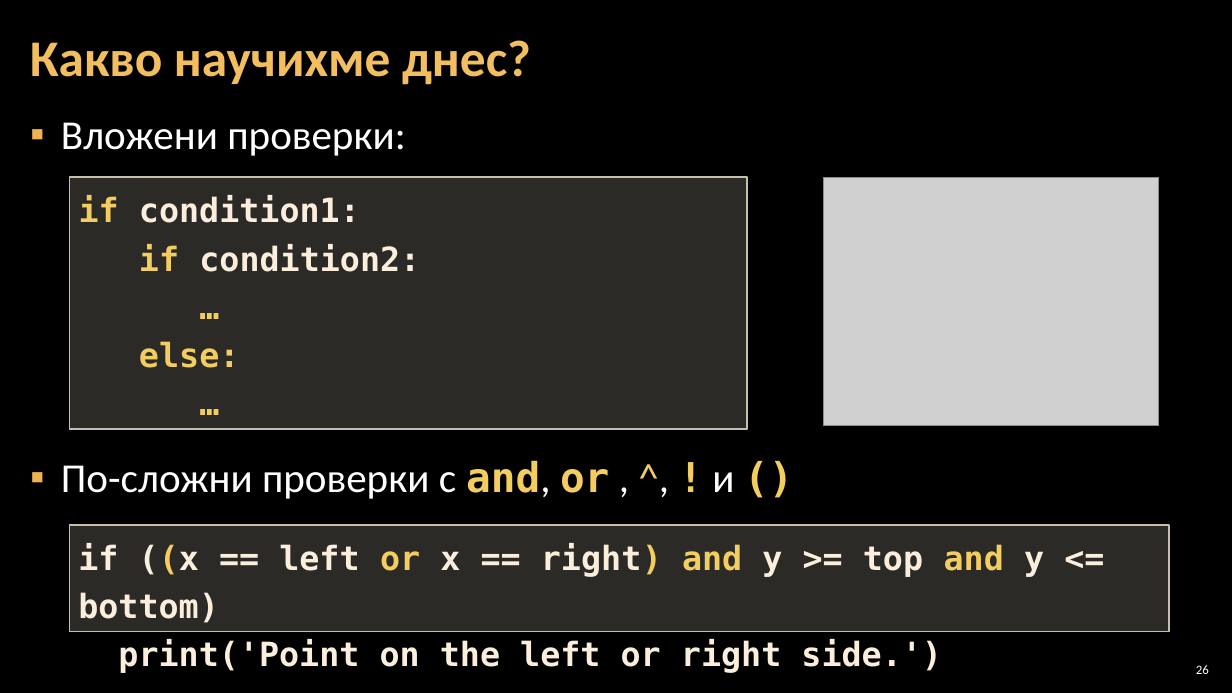
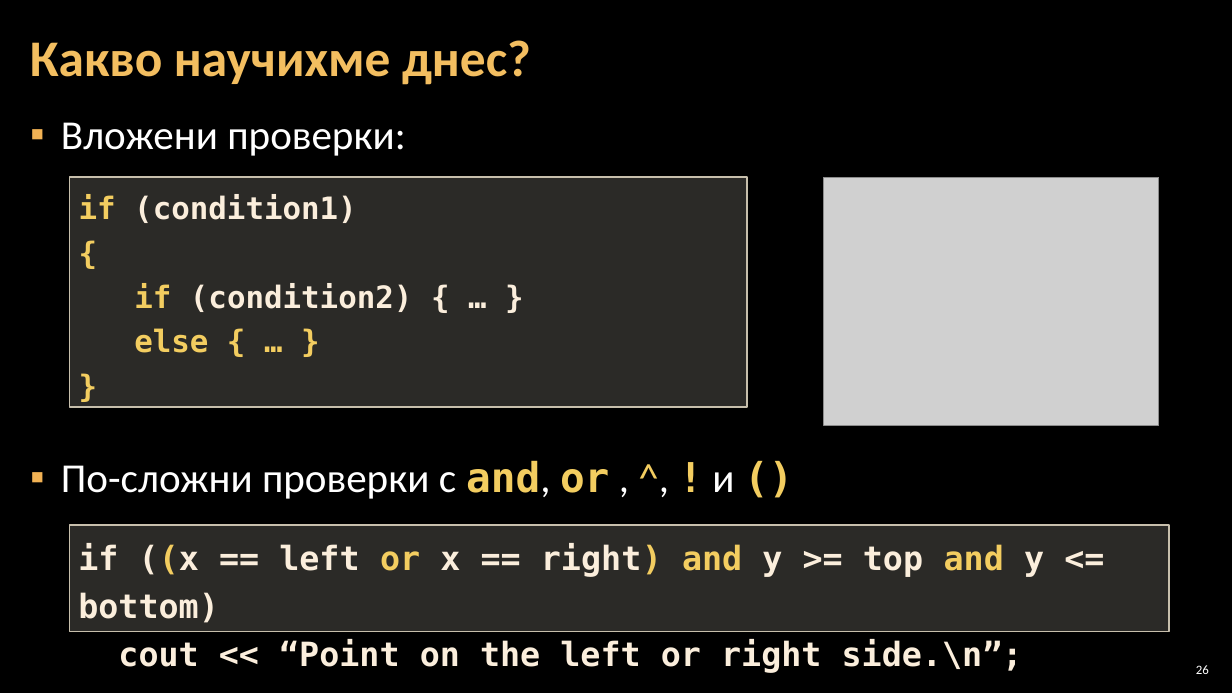
Before and after one commit to Software-University/C-plus-plus, a slide deck: slide 26 of 4. Complex-Conditions/4. Complex-Conditions.pptx. Drawn at 1232x693 pixels with LibreOffice and Linux fonts; fonts in the diff are those of the drawing; grey boxes stand for pictures; background and template pictures are left out. Boxes give left, top, right and bottom in pixels: in the first picture for what was removed or moved away, otherwise in the second. Text is boxed around its words. In the diff, an @@ line names an element or a change of style, - is before the commit and + after.

```diff
--- a/4. Complex-Conditions/4. Complex-Conditions.pptx
+++ b/4. Complex-Conditions/4. Complex-Conditions.pptx
@@ rectangle "if (condition1)": place and size @@
-rectangle "if (condition1)" at box(69, 177, 747, 430)
+rectangle "if (condition1)" at box(69, 177, 747, 408)
@@ text in rectangle at box(79, 194, 413, 353): text changed; size 26 to 24 pt @@
-if condition1:
-if condition2:
-…
-else:
-…
+if (condition1)
+{
+if (condition2) { … }
+else { … }
+}
@@ text in rectangle at box(118, 639, 1023, 673): text changed @@
-print('Point on the left or right side.')
+cout << “Point on the left or right side.\n”;
```
Also in this commit, not shown: 13 other slides changed.
